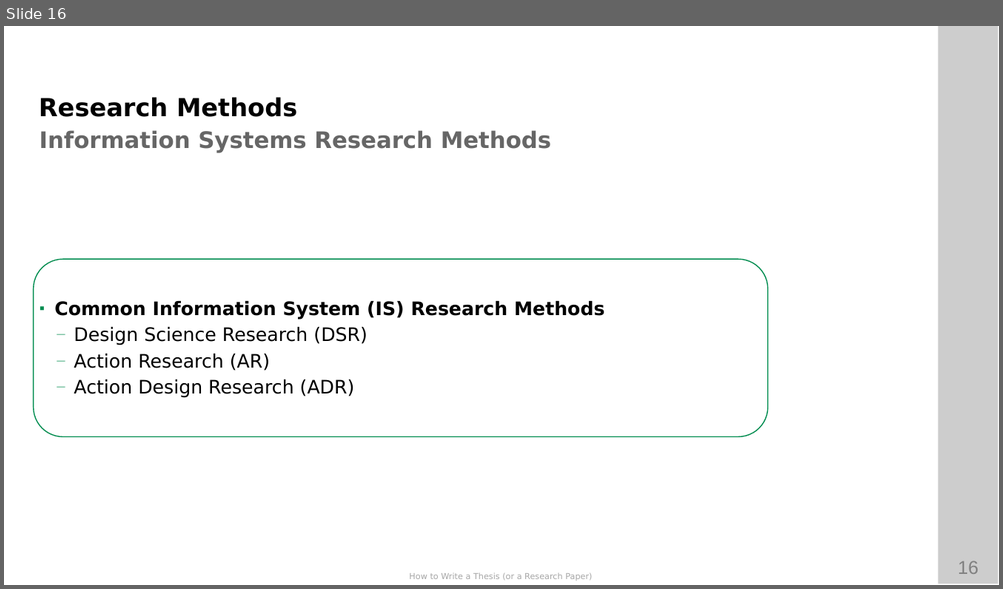
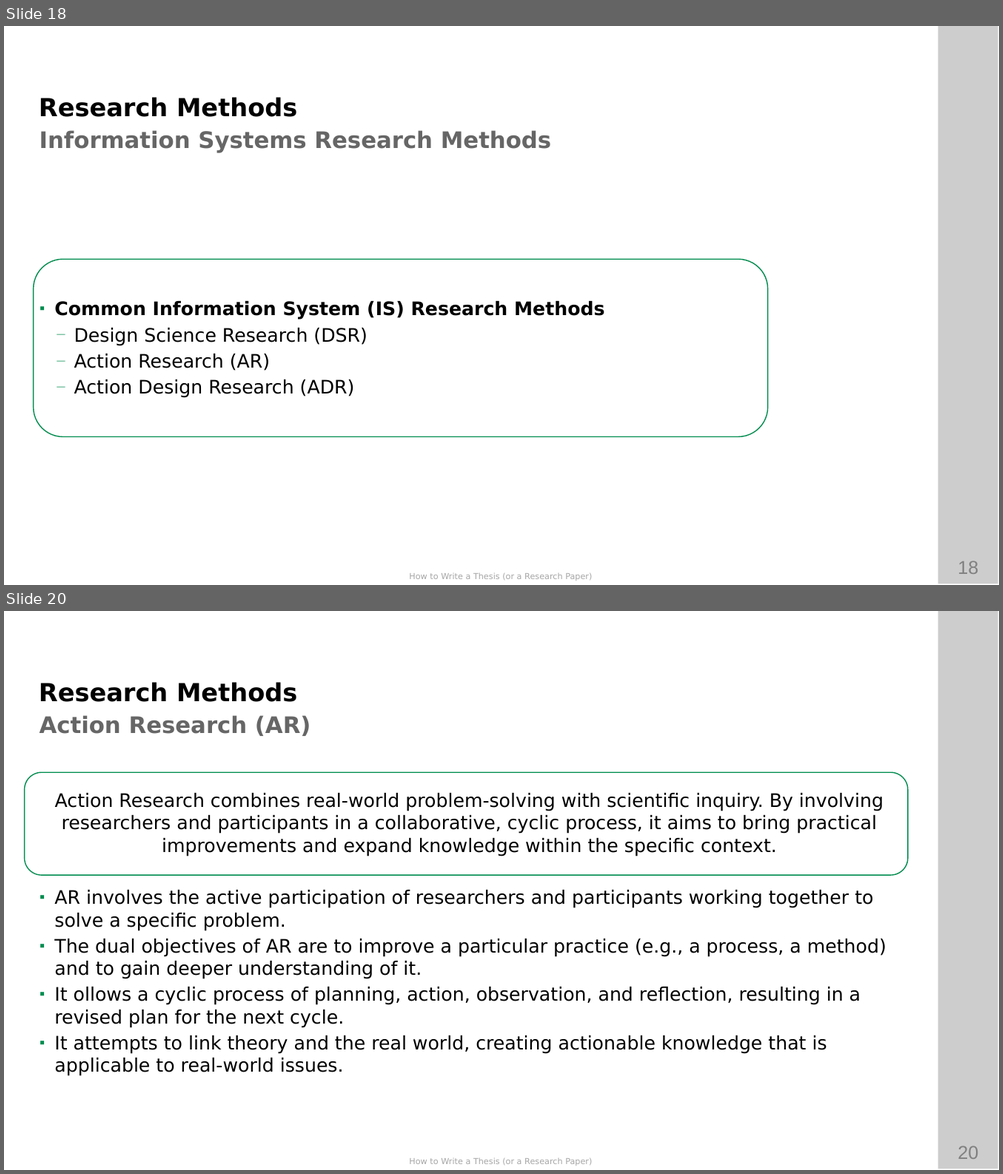
Before and after one commit to ETCE-LAB/How-To-Write-A-Paper-Thesis, a slide deck: How-to-Write-A-Paper-Thesis.pptx. Shown one above the other, each under a label of ours: slide 16 before the commit, slides 18 and 20 after it; the slides between them are not shown. The pictures are 1003x589 and 1003x1174 pixels, drawn with LibreOffice and Linux fonts; fonts in the diff are those of the drawing; background and template pictures are left out. Boxes give left, top, right and bottom in pixels: in the first picture for what was removed or moved away, otherwise in the second. Text is boxed around its words. In the diff, an @@ line names an element or a change of style, - is before the commit and + after.

Commit message:
* updated research methods

```diff
--- a/How-to-Write-A-Paper-Thesis.pptx
+++ b/How-to-Write-A-Paper-Thesis.pptx
@@ slide 20 added at (4, 611, 999, 1170), background #FFFFFF; not listed: 4 template elements that a slide beside it also shows @@
@@ text added at (39, 682, 297, 702), 24 pt, text #000000, bold @@
+Research Methods
@@ text added at (40, 715, 311, 736), 22 pt, text #666666, bold @@
+Action Research (AR)
@@ rounded rectangle added at (24, 773, 908, 876), outline #008C4F 1 pt @@
@@ text added at (54, 793, 886, 1076), 18 pt, text #000000 @@
+Action Research combines real-world problem-solving with scientific inquiry. By involving researchers and participants in a collaborative, cyclic process, it aims to bring practical improvements and expand knowledge within the specific context.
+▪ AR involves the active participation of researchers and participants working together to solve a specific problem.
+▪ The dual objectives of AR are to improve a particular practice (e.g., a process, a method) and to gain deeper understanding of it.
+▪ It ollows a cyclic process of planning, action, observation, and reflection, resulting in a revised plan for the next cycle.
+▪ It attempts to link theory and the real world, creating actionable knowledge that is applicable to real-world issues.
@@ what was slide 16 is now slide 18 @@
@@ page number at (957, 561, 978, 574): text changed @@
-16
+18
```
Also in this commit, not shown: 5 other slides added, 4 slides removed, 1 other file.
